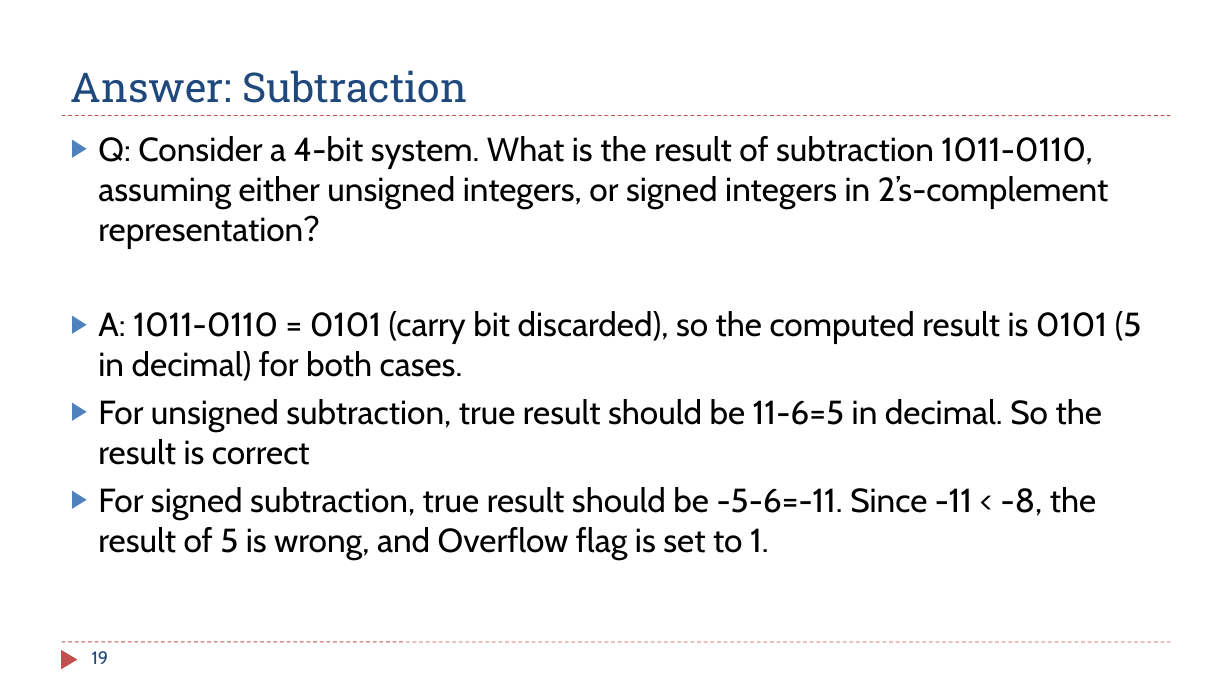
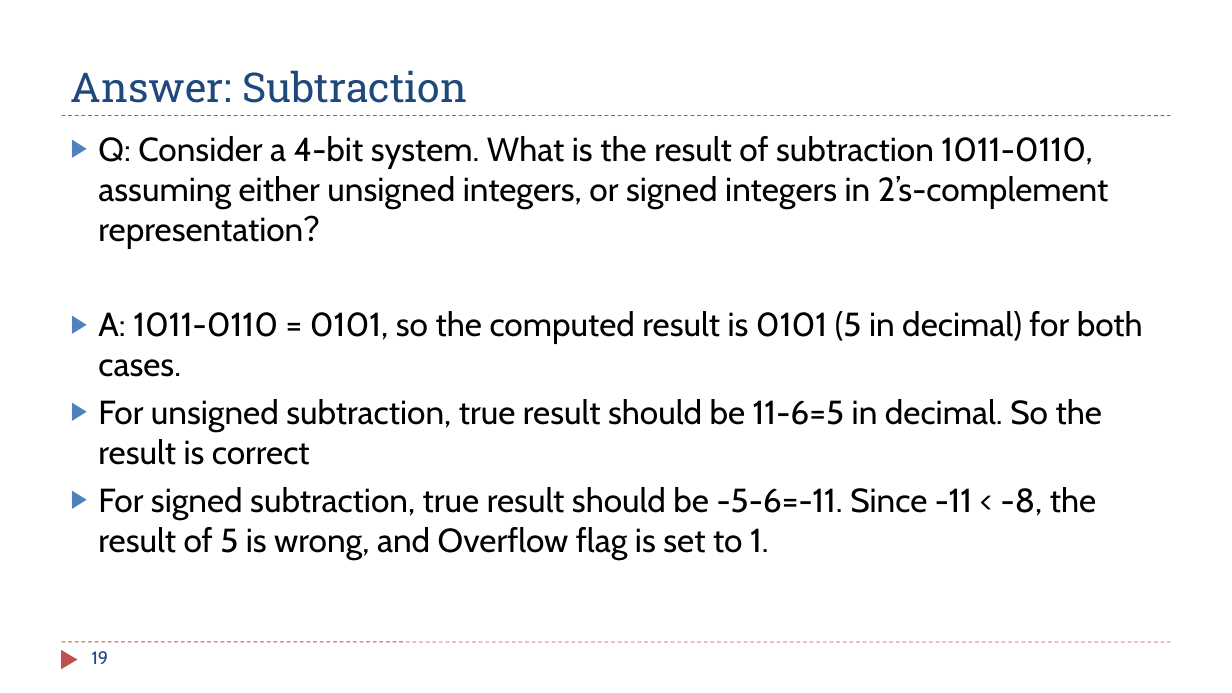
Before and after one commit to guhofstra/CSC111Sp26, a slide deck: slide 19 of PPTs/Ch2_Data_Representation_Exercises ANS.pptx. Drawn at 1232x693 pixels with LibreOffice and Linux fonts; fonts in the diff are those of the drawing. Boxes give left, top, right and bottom in pixels: in the first picture for what was removed or moved away, otherwise in the second. Text is boxed around its words. In the diff, an @@ line names an element or a change of style, - is before the commit and + after.

```diff
--- a/PPTs/Ch2_Data_Representation_Exercises ANS.pptx
+++ b/PPTs/Ch2_Data_Representation_Exercises ANS.pptx
@@ text at box(98, 311, 1143, 377): text changed @@
-▶ A: 1011-0110 = 0101 (carry bit discarded), so the computed result is 0101 (5 in decimal) for both cases.
+▶ A: 1011-0110 = 0101, so the computed result is 0101 (5 in decimal) for both cases.
```
Also in this commit, not shown: 5 other slides changed, 5 other files.
